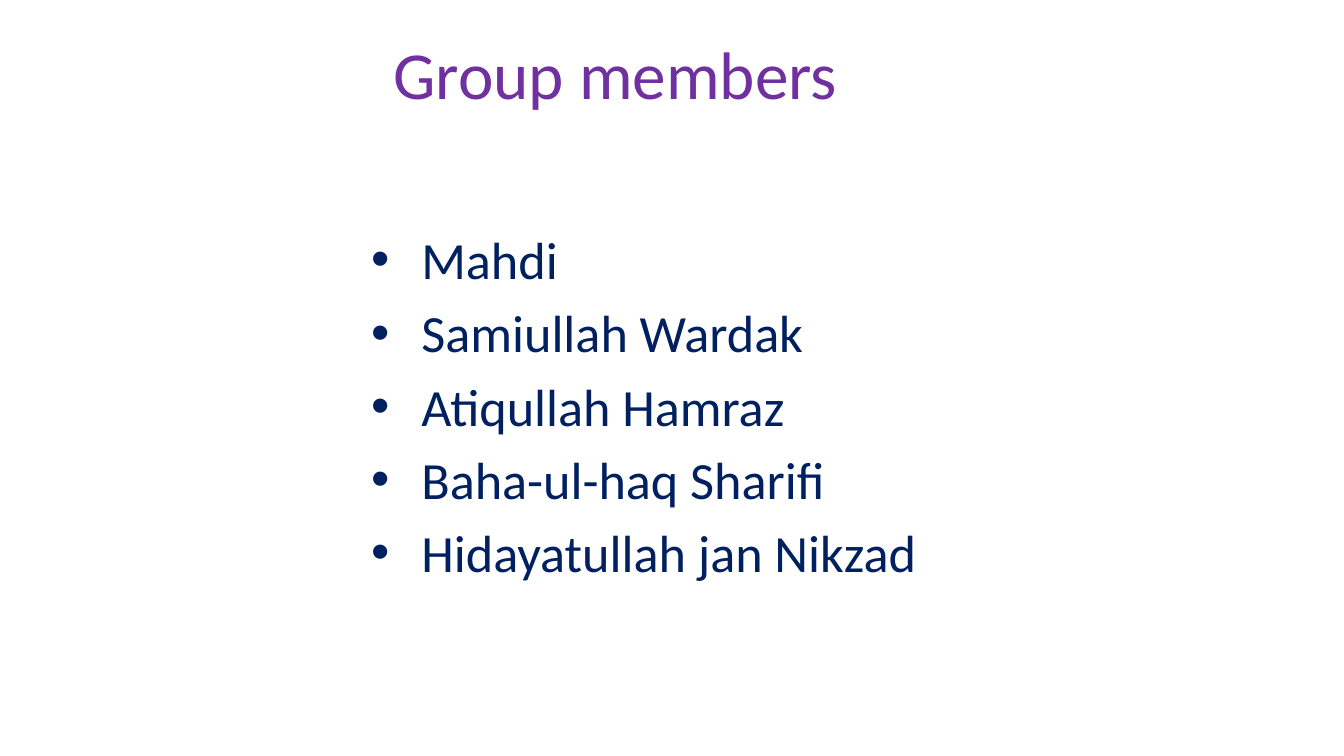
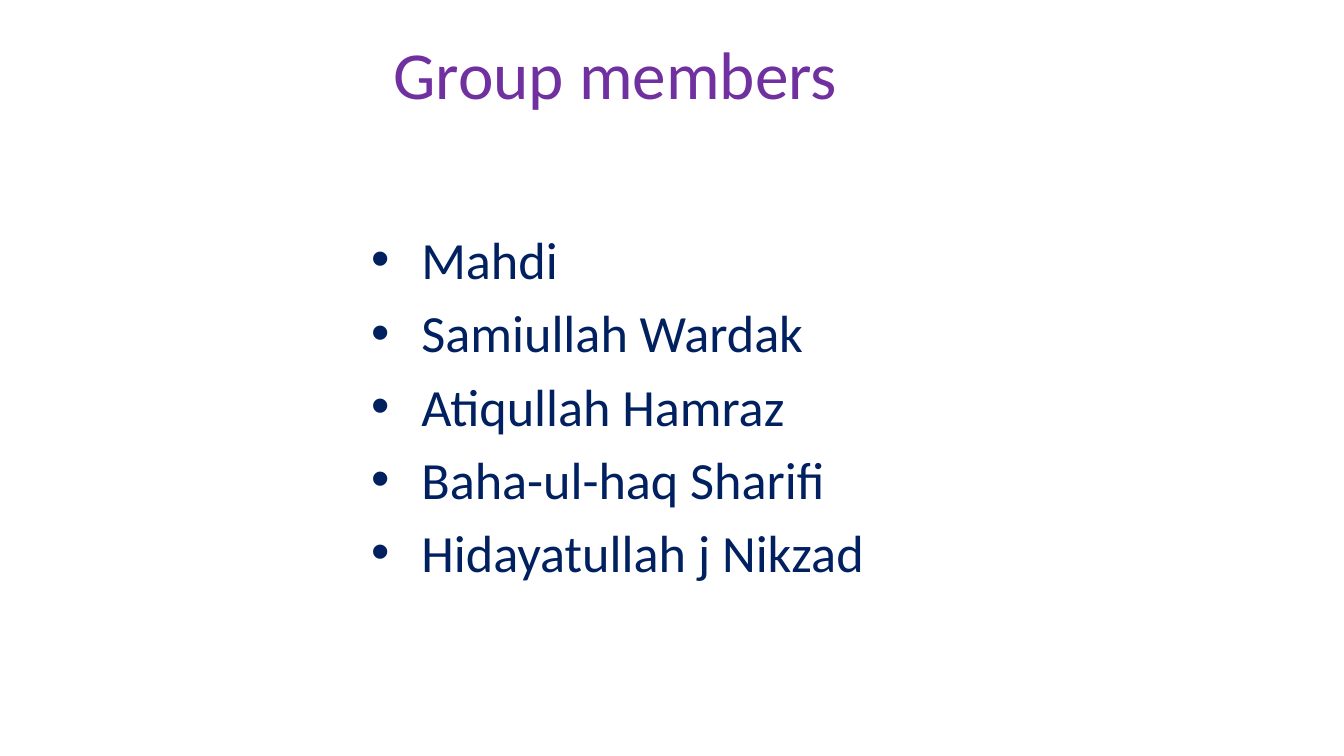
Before and after one commit to Hero-Team/active-drictory-installation-and-configuration-on-windows-server, a slide deck: slide 2 of active.pptx. Drawn at 1344x756 pixels with LibreOffice and Linux fonts; fonts in the diff are those of the drawing; background and template pictures are left out. Boxes give left, top, right and bottom in pixels: in the first picture for what was removed or moved away, otherwise in the second. Text is boxed around its words. In the diff, an @@ line names an element or a change of style, - is before the commit and + after.

Commit message:
added my file

```diff
--- a/active.pptx
+++ b/active.pptx
@@ text at (421,535,864,581): text changed @@
-• Hidayatullah jan Nikzad
+• Hidayatullah j Nikzad
```
